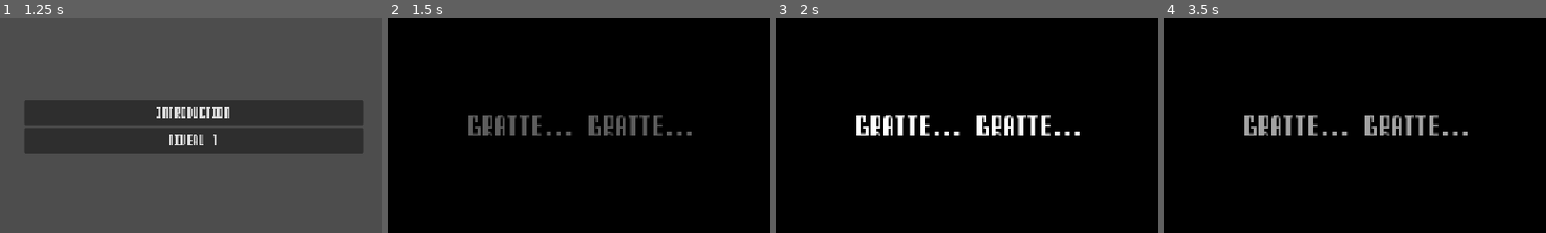
Above: before the commit, frames 1-4 (left to right).
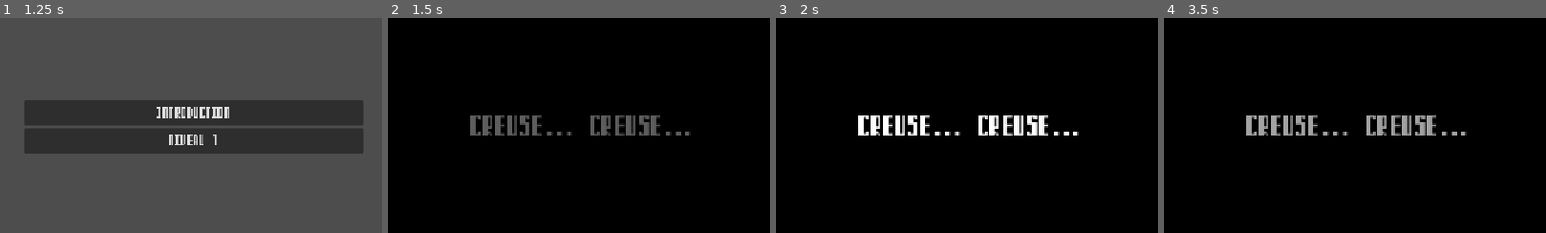
Above: after the commit, the same moments.

Repository: PandaMaki/game-jam-baudo
Game: Godot game, scene res://scenes/UI/main.tscn
The game is run twice, just before and just after one commit, with the same random seed, the same clock (stepped at 60 frames per second) and the same inputs. The engine's default icon, where the game draws it, is replaced by a stand-in: a white triangle on a blue panel in a dark square.
Inputs (mouse positions are % of the whole screen's width and height, from its top left):
- Up to frame 1 (1.25 s): click "START" at 0.5 s
- Up to frame 2 (1.5 s): click "Introduction" at 1.25 s
- Up to frame 3 (2 s): no input
- Up to frame 4 (3.5 s): tap Enter (ui_accept) at 2, 2.27, 2.75, 3.02 s; move the mouse to (72, 45) at 2.02 s; hold D (right) from 2.03 s (still down); tap E (dig) at 2.1 s; move the mouse to (30, 55) at 2.77 s; tap Space (shoot) at 2.85 s
The pictures show only the part of the screen within x 25-75%, y 25-75%; the shares and areas given below are measured in that part.

Frame 1 is identical in both runs. In frame 2, 1.5% of the frame differs, in the area x 21-80%, y 45-55%; in frame 3, 1.8%; in frame 4, 1.6%.
Error before the commit: Cannot call method 'queue_free' on a null value. (res://scenes/UI/level_chooser.gd:27)

Commit message:
remplace des trucs pas importants
tout bug

Diff:
--- a/scenes/UI/level_chooser.gd
+++ b/scenes/UI/level_chooser.gd
@@ -24,8 +24,6 @@
 
 	get_tree().paused = false
 
-	get_node("../game/Player").queue_free()
-
 
 func _on_retour_menu_button_down() -> void:
 	get_tree().change_scene_to_file("res://scenes/UI/main.tscn")
--- a/scenes/introduction/introduction.gd
+++ b/scenes/introduction/introduction.gd
@@ -3,17 +3,17 @@
 var level_chooser_scene = preload("res://scenes/UI/level_chooser.tscn")
 
 func _ready():
-	await changement_et_fondu("Gratte... Gratte...")
+	await changement_et_fondu("Creuse... Creuse...")
 	await changement_et_fondu("Oh! Je sens...")
 	await changement_et_fondu("Une odeur... De vers de terre !")
-	await changement_et_fondu("Vite! Gratte...")
+	await changement_et_fondu("Vite! Creuse...")
 	await changement_et_fondu("Arrivée!!!... Quoi?!")
 	await changement_et_fondu("Encore un de ces trucs machins anti-taupes?!")
 	await changement_et_fondu("Pourquoi nous faire ça?")
 	await changement_et_fondu("À croire que ces grandes jambes ne nous aiment pas...")
 	await changement_et_fondu("Oh! Mais... Je sens...")
 	await changement_et_fondu("Une autre odeur de vers! Plus forte!")
-	await changement_et_fondu("Gratte Gratte Gratte !!!")
+	await changement_et_fondu("Creuse Creuse Creuse !!!")
 	await changement_et_fondu("Pleins de vers!!!")
 	await changement_et_fondu("-Hein? AAAA!!! Maman!!")
 	await changement_et_fondu("Oh! Coucou taupinette!")
